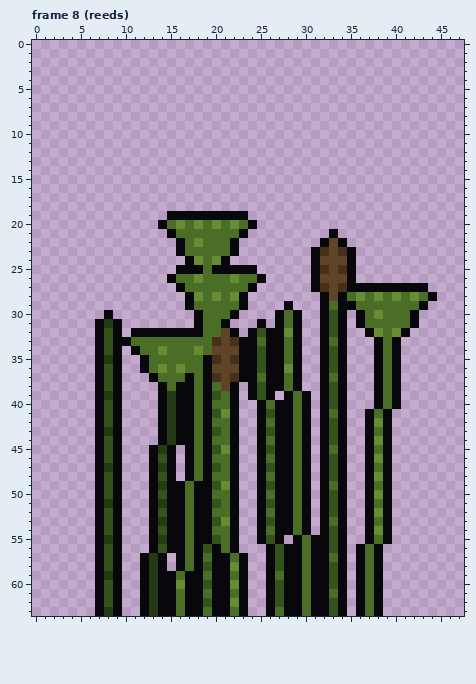
A pixel-art file gets an edit: art/xsb_du.aseprite. This is how it looked before the edit.
48x64 pixels, 28 frames. Colours within 5 levels of each other are drawn and written as one. Shown: frame 8 (reeds). The commit also changed other frames, which this record leaves out.
New version:
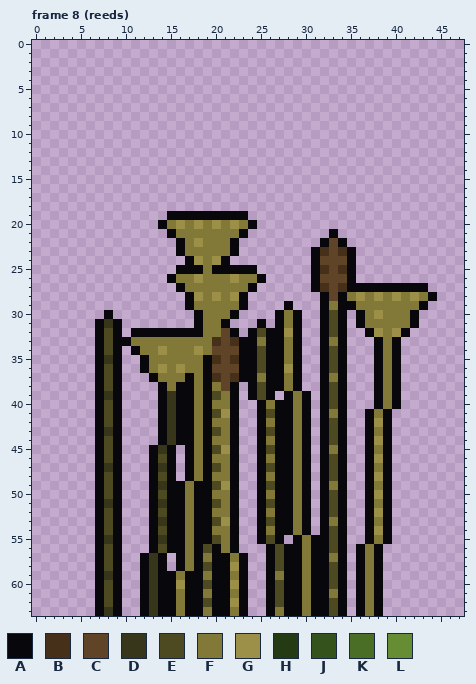
Palette (. is transparent): A #08070c  B #46301a  C #604428  D #38361a  E #4d4a22  F #827838  G #9c9048  H #243a14  J #34521c  K #4a6e26  L #668c34
Change:
Frame 8 (reeds):
y 20: x 15..23 KLKLKLKLK -> FGFGFGFGF
y 21: x 16..22 KKKKKKK -> FFFFFFF
y 22: x 17..21 KLKKK -> FGFFF
y 23: x 17..21 KKKKK -> FFFFF
y 24: x 18..20 LKL -> GFG
y 25: x 19 K -> F
y 26: x 16..24 KKLKKKLKK -> FFGFFFGFF
y 27: x 17..23 KKKKKKK -> FFFFFFF
y 28: x 18..22 LKLKL -> GFGFG; x 35..43 KLKLKLKLK -> FGFGFGFGF
y 29: x 18..22 KKKKK -> FFFFF; x 33 K -> F; x 36..42 KKKKKKK -> FFFFFFF
y 30: x 19..21 KKK -> FFF; x 28 K -> F; x 33 J -> E; x 37..41 KLKKK -> FGFFF
y 31: x 8 H -> D; x 19..20 KK -> FF; x 28 K -> F; x 33 J -> E; x 37..41 KKKKK -> FFFFF
y 32: x 8 J -> E; x 19..20 KK -> FF; x 25 J -> E; x 28 L -> G; x 33 J -> E; x 38..40 LKL -> GFG
y 33: x 8 J -> E; x 11..19 KKKKKKKKK -> FFFFFFFFF; x 25 K -> F; x 28 K -> F; x 33 K -> F; x 39 K -> F
y 34: x 8 J -> E; x 12..19 KKLKKKLK -> FFGFFFGF; x 25 J -> E; x 28 K -> F; x 33 J -> E; x 39 K -> F
y 35: x 8 H -> D; x 13..18 KKKKKK -> FFFFFF; x 25 J -> E; x 28 K -> F; x 33 J -> E; x 39 K -> F
y 36: x 8 J -> E; x 13..18 KLKLKK -> FGFGFF; x 25 J -> E; x 28 L -> G; x 33 J -> E; x 39 K -> F
y 37: x 8 J -> E; x 14..16 KKK -> FFF; x 18 K -> F; x 25 K -> F; x 28 K -> F; x 33 K -> F; x 39 K -> F
y 38: x 8 J -> E; x 15 K -> F; x 18 K -> F; x 20 K -> F; x 25 J -> E; x 28 K -> F; x 33 J -> E; x 39 K -> F
y 39: x 8 H -> D; x 15 H -> D; x 18 K -> F; x 20..21 JK -> EF; x 25 J -> E; x 29 K -> F; x 33 J -> E; x 39 K -> F
y 40: x 8 J -> E; x 15 H -> D; x 18 K -> F; x 20..21 KK -> FF; x 26 K -> F; x 29 K -> F; x 33 J -> E; x 39 K -> F
y 41: x 8 J -> E; x 15 H -> D; x 18 K -> F; x 20..21 JL -> EG; x 26 J -> E; x 29 K -> F; x 33 K -> F; x 38 K -> F
y 42: x 8 J -> E; x 15 H -> D; x 18 K -> F; x 20..21 KK -> FF; x 26 K -> F; x 29 K -> F; x 33 J -> E; x 38 L -> G
y 43: x 8 H -> D; x 15 H -> D; x 18 K -> F; x 20..21 JK -> EF; x 26 J -> E; x 29 K -> F; x 33 J -> E; x 38 K -> F
y 44: x 8 J -> E; x 15 H -> D; x 18 K -> F; x 20..21 KK -> FF; x 26 K -> F; x 29 K -> F; x 33 J -> E; x 38 L -> G
y 45: x 8 J -> E; x 14 H -> D; x 18 K -> F; x 20..21 JL -> EG; x 26 J -> E; x 29 K -> F; x 33 K -> F; x 38 K -> F
y 46: x 8 J -> E; x 14 J -> E; x 18 K -> F; x 20..21 KK -> FF; x 26 K -> F; x 29 K -> F; x 33 J -> E; x 38 L -> G
y 47: x 8 H -> D; x 14 H -> D; x 18 K -> F; x 20..21 JK -> EF; x 26 J -> E; x 29 K -> F; x 33 J -> E; x 38 K -> F
y 48: x 8 J -> E; x 14 J -> E; x 18 K -> F; x 20..21 KK -> FF; x 26 K -> F; x 29 K -> F; x 33 J -> E; x 38 L -> G
y 49: x 8 J -> E; x 14 H -> D; x 17 K -> F; x 20..21 JL -> EG; x 26 J -> E; x 29 K -> F; x 33 K -> F; x 38 K -> F
y 50: x 8 J -> E; x 14 J -> E; x 17 K -> F; x 20..21 KK -> FF; x 26 K -> F; x 29 K -> F; x 33 J -> E; x 38 L -> G
y 51: x 8 H -> D; x 14 H -> D; x 17 K -> F; x 20..21 JK -> EF; x 26 J -> E; x 29 K -> F; x 33 J -> E; x 38 K -> F
y 52: x 8 J -> E; x 14 J -> E; x 17 K -> F; x 20..21 KK -> FF; x 26 K -> F; x 29 K -> F; x 33 J -> E; x 38 L -> G
y 53: x 8 J -> E; x 14 H -> D; x 17 K -> F; x 20..21 JL -> EG; x 26 J -> E; x 29 K -> F; x 33 K -> F; x 38 K -> F
y 54: x 8 J -> E; x 14 J -> E; x 17 K -> F; x 20..21 KK -> FF; x 26 K -> F; x 29 K -> F; x 33 J -> E; x 38 L -> G
y 55: x 8 H -> D; x 14 H -> D; x 17 K -> F; x 20..21 JK -> EF; x 26 J -> E; x 30 K -> F; x 33 J -> E; x 38 K -> F
y 56: x 8 J -> E; x 14 J -> E; x 17 K -> F; x 19 J -> E; x 21 K -> F; x 27 J -> E; x 30 K -> F; x 33 J -> E; x 37 K -> F
y 57: x 8 J -> E; x 13 H -> D; x 17 K -> F; x 19 K -> F; x 22 K -> F; x 27 J -> E; x 30 K -> F; x 33 K -> F; x 37 K -> F
y 58: x 8 J -> E; x 13 H -> D; x 17 K -> F; x 19 J -> E; x 22 L -> G; x 27 J -> E; x 30 K -> F; x 33 J -> E; x 37 K -> F
y 59: x 8 H -> D; x 13 H -> D; x 16 K -> F; x 19 K -> F; x 22 K -> F; x 27 K -> F; x 30 K -> F; x 33 J -> E; x 37 K -> F
y 60: x 8 J -> E; x 13 H -> D; x 16 L -> G; x 19 J -> E; x 22 L -> G; x 27 J -> E; x 30 K -> F; x 33 J -> E; x 37 K -> F
y 61: x 8 J -> E; x 13 H -> D; x 16 K -> F; x 19 K -> F; x 22 K -> F; x 27 J -> E; x 30 K -> F; x 33 K -> F; x 37 K -> F
y 62: x 8 J -> E; x 13 H -> D; x 16 K -> F; x 19 J -> E; x 22 L -> G; x 27 J -> E; x 30 K -> F; x 33 J -> E; x 37 K -> F
y 63: x 8 H -> D; x 13 H -> D; x 16 K -> F; x 19 K -> F; x 22 K -> F; x 27 K -> F; x 30 K -> F; x 33 J -> E; x 37 K -> F
Where, in picture pixels (left, top, right, bottom), the same in both pictures:
changed: (104, 220, 428, 616)
